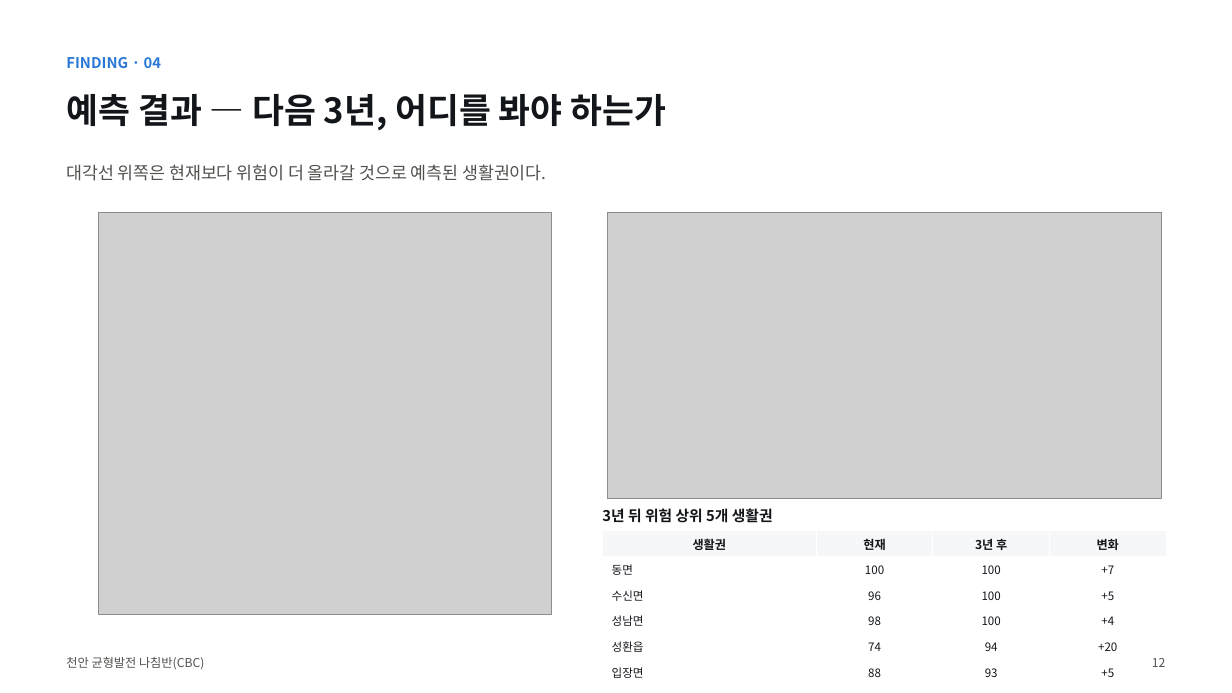
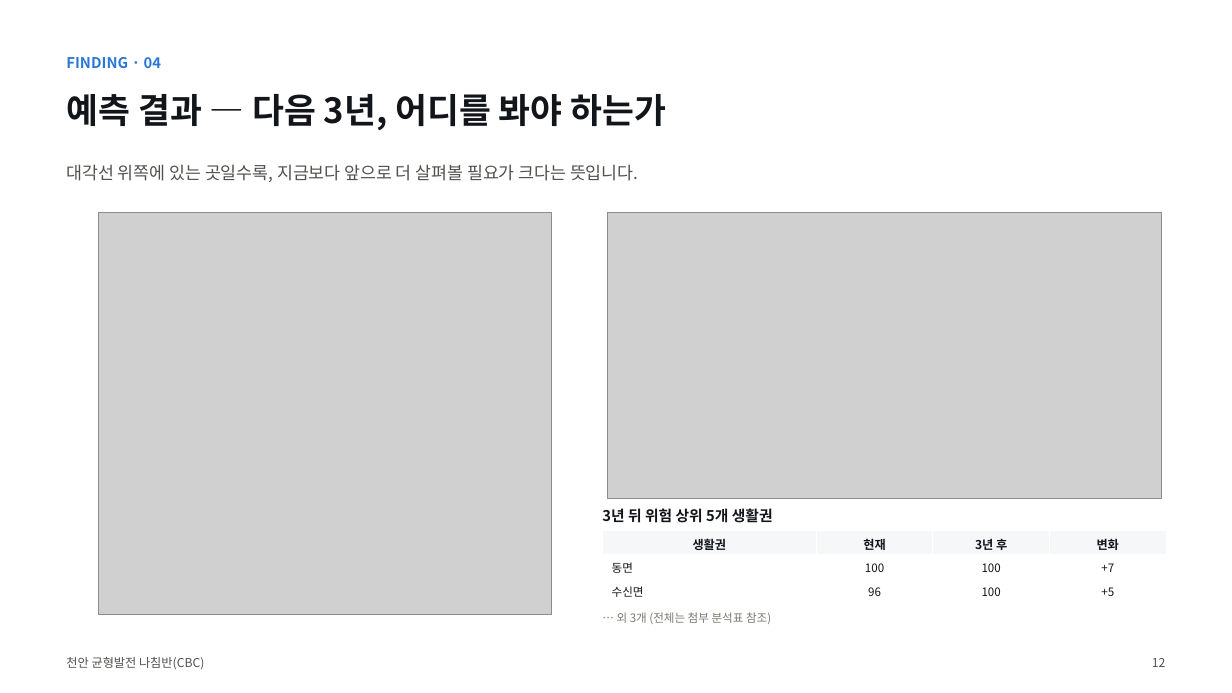
Before and after one commit to BioCode67/2026-AI-, a slide deck: slide 13 of deliverables/기획서_천안균형발전나침반_CBC.pptx. Drawn at 1232x693 pixels with LibreOffice and Linux fonts; fonts in the diff are those of the drawing; grey boxes stand for pictures. Boxes give left, top, right and bottom in pixels: in the first picture for what was removed or moved away, otherwise in the second. Text is boxed around its words. In the diff, an @@ line names an element or a change of style, - is before the commit and + after.

```diff
--- a/deliverables/기획서_천안균형발전나침반_CBC.pptx
+++ b/deliverables/기획서_천안균형발전나침반_CBC.pptx
@@ text at box(66, 164, 638, 182): text changed @@
-대각선 위쪽은 현재보다 위험이 더 올라갈 것으로 예측된 생활권이다.
+대각선 위쪽에 있는 곳일수록, 지금보다 앞으로 더 살펴볼 필요가 크다는 뜻입니다.
@@ table at box(603, 531, 1165, 603) @@
-row 4: 성남면 | 98 | 100 | +4
-row 5: 성환읍 | 74 | 94 | +20
-row 6: 입장면 | 88 | 93 | +5
@@ text added at box(617, 612, 771, 624), 9 pt, text #7A7972 @@
+… 외 3개 (전체는 첨부 분석표 참조)
```
Also in this commit, not shown: 12 other slides changed, 1 slide added, 4 other files.
